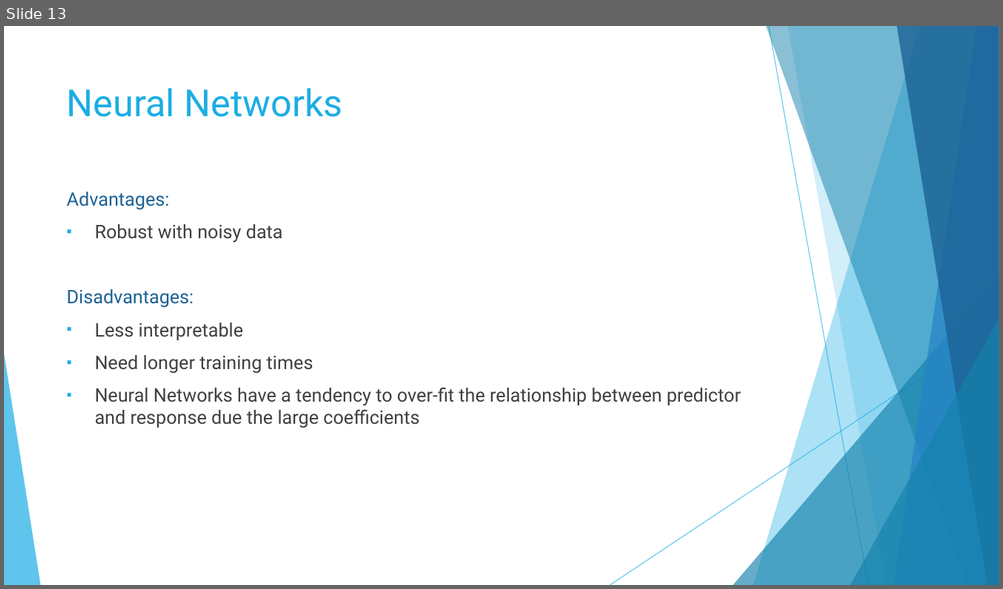
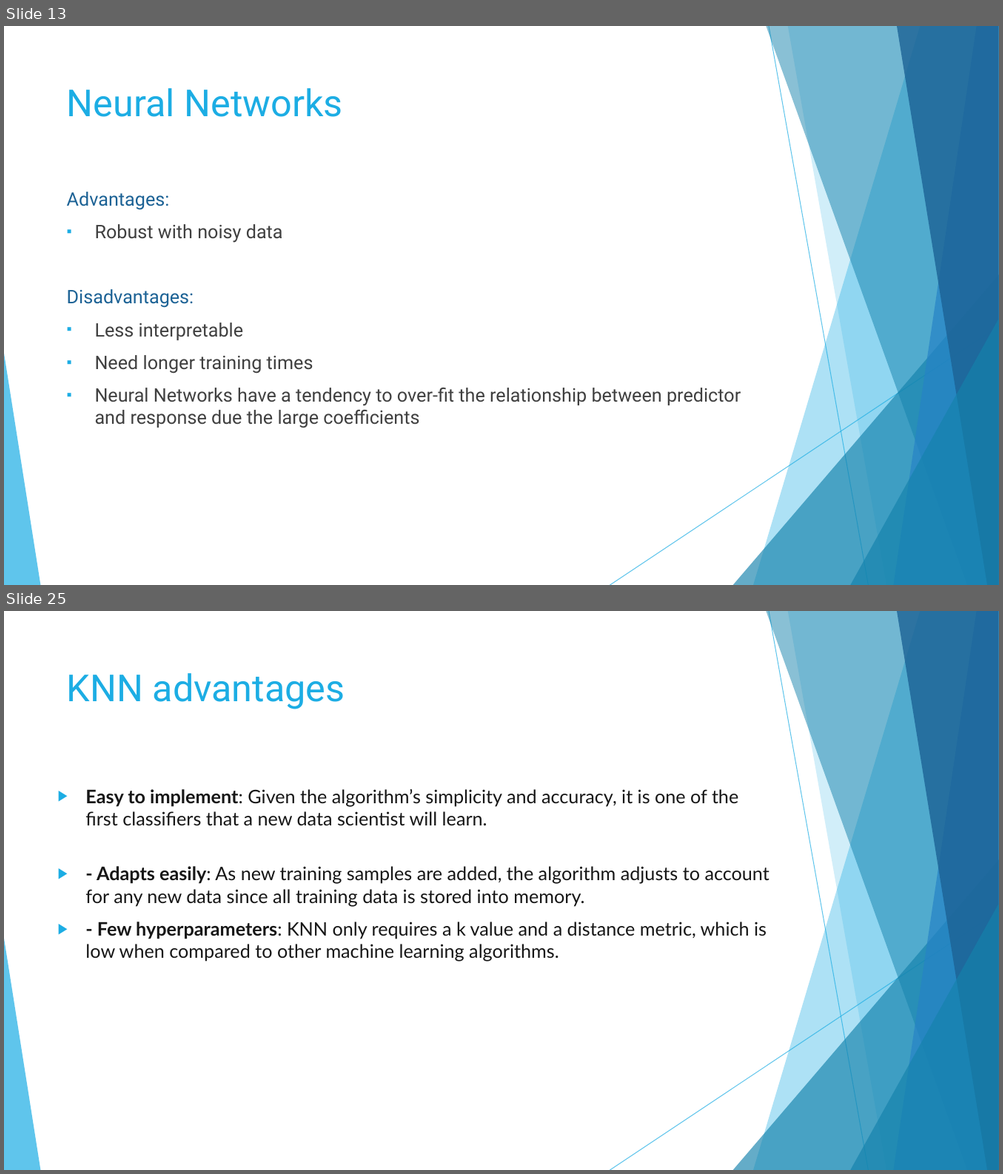
Before and after one commit to GabrielSantos33/Non-linear-regression, a slide deck: Non Linear regression.pptx. Shown one above the other, each under a label of ours: slide 13 before the commit, slides 13 and 25 after it; the slides between them are not shown. The pictures are 1003x589 and 1003x1174 pixels, drawn with LibreOffice and Linux fonts; fonts in the diff are those of the drawing. Boxes give left, top, right and bottom in pixels: in the first picture for what was removed or moved away, otherwise in the second. Text is boxed around its words. In the diff, an @@ line names an element or a change of style, - is before the commit and + after.

```diff
--- a/Non Linear regression.pptx
+++ b/Non Linear regression.pptx
@@ slide 25 added at (4, 611, 999, 1170), background #FFFFFF; not listed: 10 template elements that a slide beside it also shows @@
@@ title added at (67, 673, 345, 709), 36 pt, text #1CADE4 @@
+KNN advantages
@@ text added at (85, 789, 769, 962), 18 pt, text #161616 @@
+▶ Easy to implement: Given the algorithm’s simplicity and accuracy, it is one of the first classifiers that a new data scientist will learn.
+▶ - Adapts easily: As new training samples are added, the algorithm adjusts to account for any new data since all training data is stored into memory.
+▶ - Few hyperparameters: KNN only requires a k value and a distance metric, which is low when compared to other machine learning algorithms.
```
Also in this commit, not shown: 7 slides changed, 10 other slides added, 1 slide removed.
